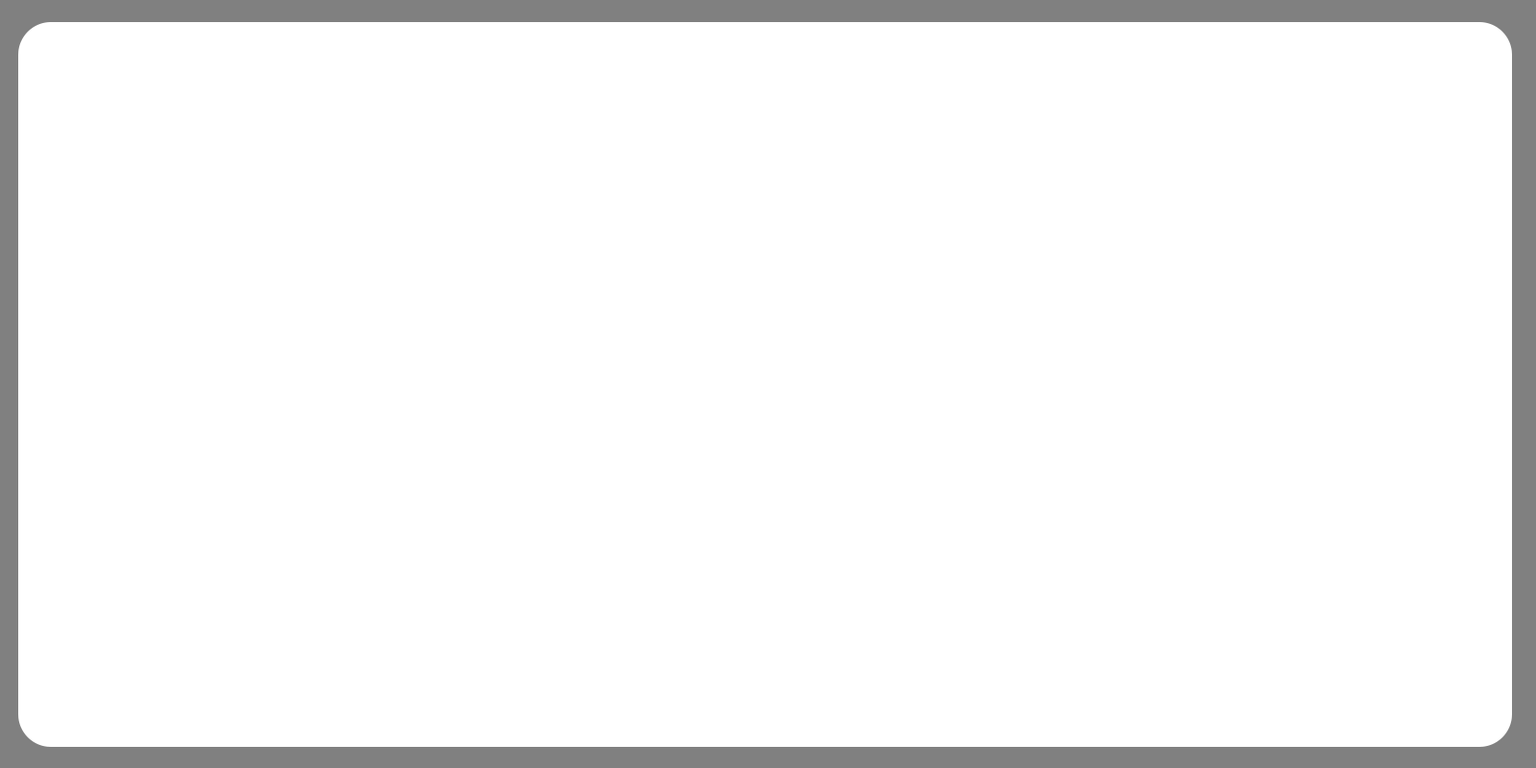
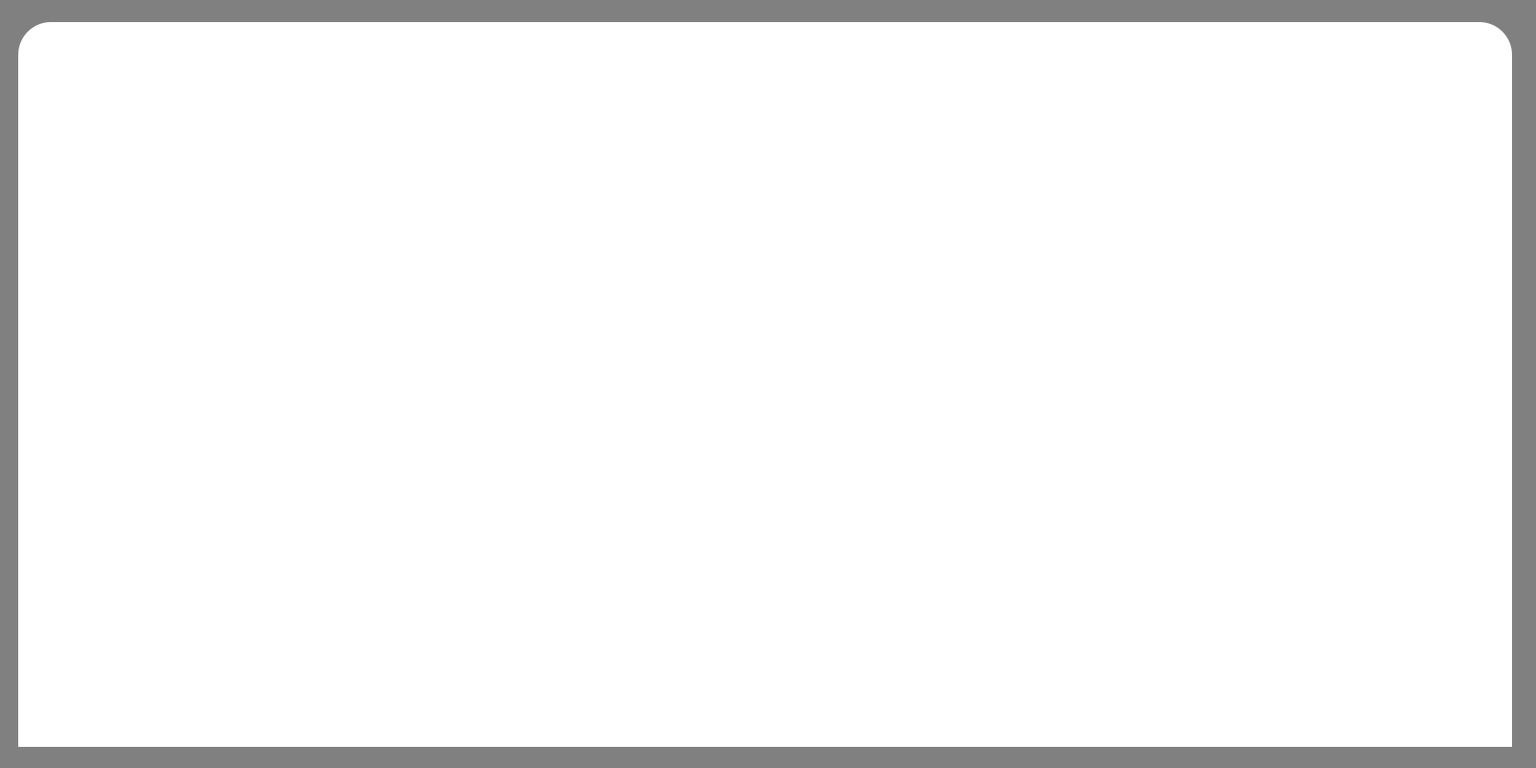
Comparing the layer stacks of the two w=1536, h=768 images. Changes:
painted on "Rectangle 1" over (18, 714, 1512, 747)
